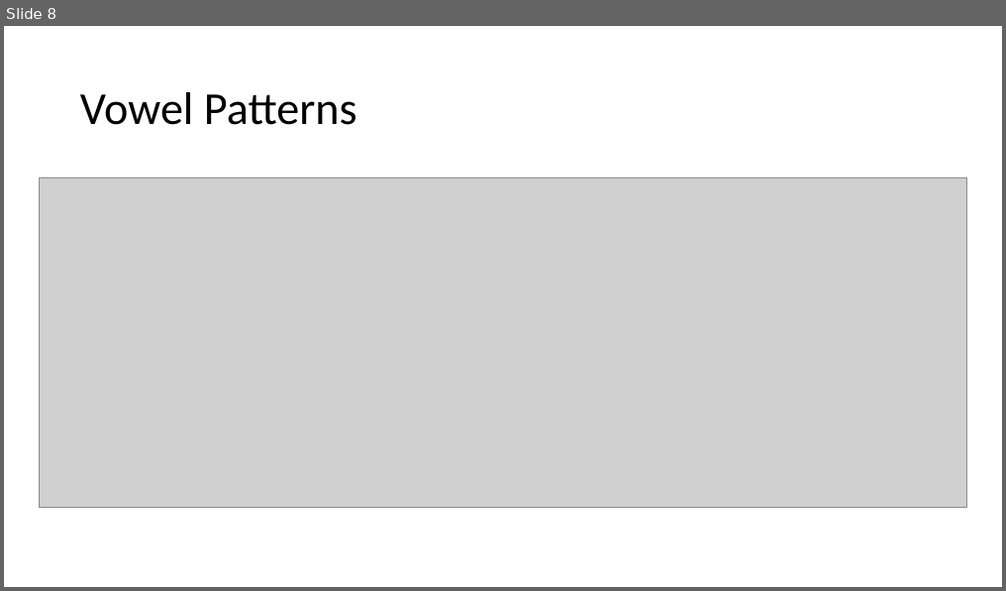
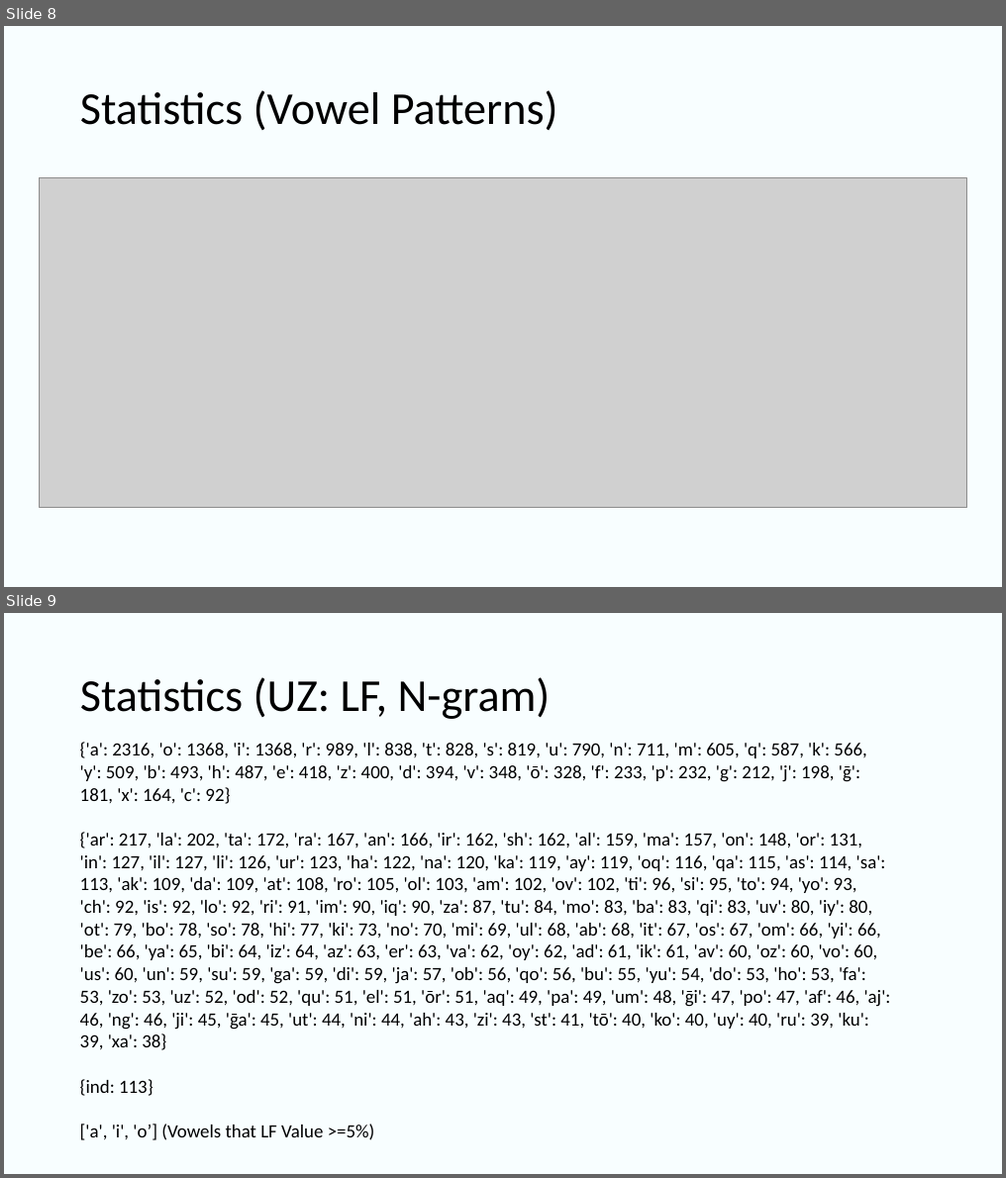
Before and after one commit to UlugbekSalaev/MatchingLetterGame, a slide deck: Presentation.pptx. Shown one above the other, each under a label of ours: slide 8 before the commit, slides 8 and 9 after it. The pictures are 1006x591 and 1006x1178 pixels, drawn with LibreOffice and Linux fonts; fonts in the diff are those of the drawing; grey boxes stand for pictures. Boxes give left, top, right and bottom in pixels: in the first picture for what was removed or moved away, otherwise in the second. Text is boxed around its words. In the diff, an @@ line names an element or a change of style, - is before the commit and + after.

```diff
--- a/Presentation.pptx
+++ b/Presentation.pptx
@@ slide 9 added at [4, 613, 1002, 1174], background #CFFAFF at 14% opacity @@
@@ title added at [80, 677, 550, 719], 44 pt, text #000000 @@
+Statistics (UZ: LF, N-gram)
@@ text added at [80, 742, 891, 1141], 18 pt, text #000000 @@
+{'a': 2316, 'o': 1368, 'i': 1368, 'r': 989, 'l': 838, 't': 828, 's': 819, 'u': 790, 'n': 711, 'm': 605, 'q': 587, 'k': 566, 'y': 509, 'b': 493, 'h': 487, 'e': 418, 'z': 400, 'd': 394, 'v': 348, 'ō': 328, 'f': 233, 'p': 232, 'g': 212, 'j': 198, 'ḡ': 181, 'x': 164, 'c': 92}
+{'ar': 217, 'la': 202, 'ta': 172, 'ra': 167, 'an': 166, 'ir': 162, 'sh': 162, 'al': 159, 'ma': 157, 'on': 148, 'or': 131, 'in': 127, 'il': 127, 'li': 126, 'ur': 123, 'ha': 122, 'na': 120, 'ka': 119, 'ay': 119, 'oq': 116, 'qa': 115, 'as': 114, 'sa': 113, 'ak': 109, 'da': 109, 'at': 108, 'ro': 105, 'ol': 103, 'am': 102, 'ov': 102, 'ti': 96, 'si': 95, 'to': 94, 'yo': 93, 'ch': 92, 'is': 92, 'lo': 92, 'ri': 91, 'im': 90, 'iq': 90, 'za': 87, 'tu': 84, 'mo': 83, 'ba': 83, 'qi': 83, 'uv': 80, 'iy': 80, 'ot': 79, 'bo': 78, 'so': 78, 'hi': 77, 'ki': 73, 'no': 70, 'mi': 69, 'ul': 68, 'ab': 68, 'it': 67, 'os': 67, 'om': 66, 'yi': 66, 'be': 66, 'ya': 65, 'bi': 64, 'iz': 64, 'az': 63, 'er': 63, 'va': 62, 'oy': 62, 'ad': 61, 'ik': 61, 'av': 60, 'oz': 60, 'vo': 60, 'us': 60, 'un': 59, 'su': 59, 'ga': 59, 'di': 59, 'ja': 57, 'ob': 56, 'qo': 56, 'bu': 55, 'yu': 54, 'do': 53, 'ho': 53, 'fa': 53, 'zo': 53, 'uz': 52, 'od': 52, 'qu': 51, 'el': 51, 'ōr': 51, 'aq': 49, 'pa': 49, 'um': 48, 'ḡi': 47, 'po': 47, 'af': 46, 'aj': 46, 'ng': 46, 'ji': 45, 'ḡa': 45, 'ut': 44, 'ni': 44, 'ah': 43, 'zi': 43, 'st': 41, 'tō': 40, 'ko': 40, 'uy': 40, 'ru': 39, 'ku': 39, 'xa': 38}
+{ind: 113}
+['a', 'i', 'o’] (Vowels that LF Value >=5%)
@@ slide 8 changed as well @@
@@ background #FFFFFF to #CFFAFF at 14% opacity @@
@@ title at [80, 90, 558, 130]: text changed @@
-Vowel Patterns
+Statistics (Vowel Patterns)
```
Also in this commit, not shown: 15 other slides changed, 2 other slides added, 4 other files.
